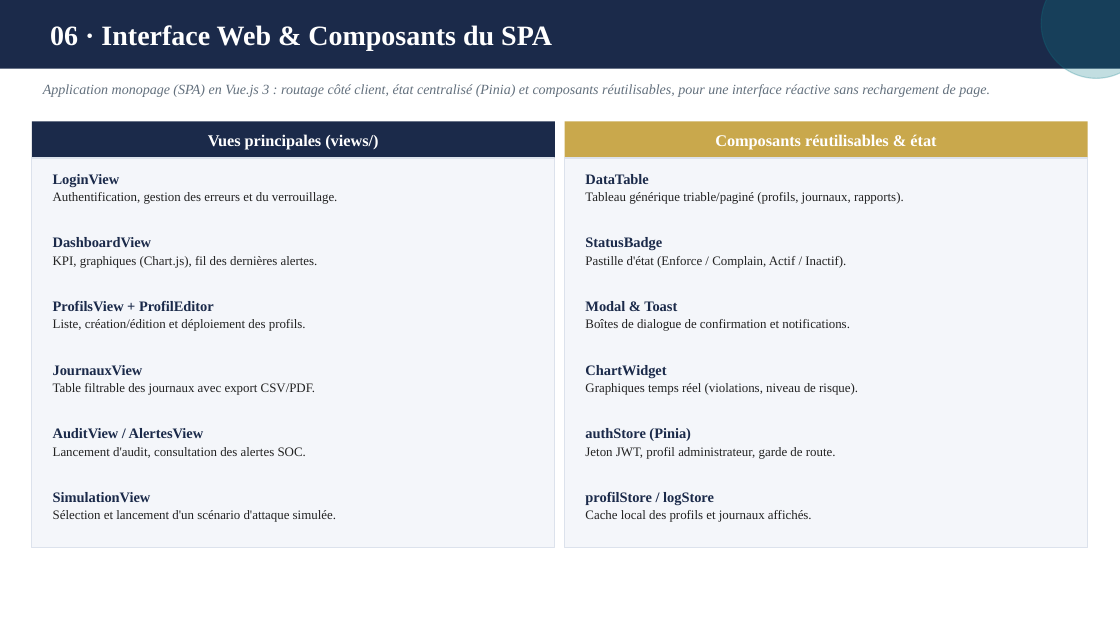
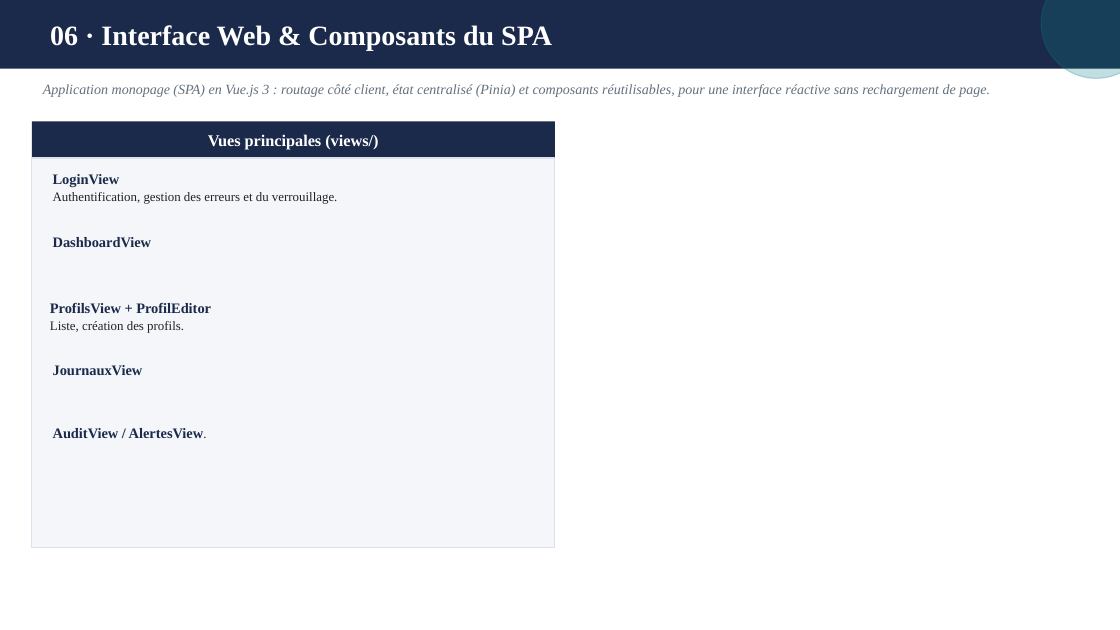
Before and after one commit to OpenSecureFoundation/Web-AppArmor-Manager, a slide deck: slide 6 of Dossier_de_Realisation_AppArmor.pptx (slide 8 before the commit). Drawn at 1120x630 pixels with LibreOffice and Linux fonts; fonts in the diff are those of the drawing. Boxes give left, top, right and bottom in pixels: in the first picture for what was removed or moved away, otherwise in the second. Text is boxed around its words. In the diff, an @@ line names an element or a change of style, - is before the commit and + after.

```diff
--- a/Dossier_de_Realisation_AppArmor.pptx
+++ b/Dossier_de_Realisation_AppArmor.pptx
@@ rectangle removed at (564,121,1088,158) @@
@@ text removed at (715,134,936,150) @@
-Composants réutilisables & état
@@ rectangle removed at (564,158,1088,548) @@
@@ text removed at (585,174,904,204) @@
-DataTable
-Tableau générique triable/paginé (profils, journaux, rapports).
@@ text removed at (585,237,846,268) @@
-StatusBadge
-Pastille d'état (Enforce / Complain, Actif / Inactif).
@@ text at (53,256,318,268): paragraph removed @@
-KPI, graphiques (Chart.js), fil des dernières alertes.
@@ text at (50,321,184,333): text changed @@
-Liste, création/édition et déploiement des profils.
+Liste, création des profils.
@@ text removed at (585,301,850,331) @@
-Modal & Toast
-Boîtes de dialogue de confirmation et notifications.
@@ text at (53,383,315,395): paragraph removed @@
-Table filtrable des journaux avec export CSV/PDF.
@@ text removed at (585,365,858,395) @@
-ChartWidget
-Graphiques temps réel (violations, niveau de risque).
@@ text at (53,428,204,438): text changed; size 8.3 to 9.3 pt; text colour #222222 to #1B2A4A; bold on @@
-AuditView / AlertesView
-Lancement d'audit, consultation des alertes SOC.
+AuditView / AlertesView.
@@ text removed at (585,428,836,459) @@
-authStore (Pinia)
-Jeton JWT, profil administrateur, garde de route.
@@ text removed at (53,492,336,522) @@
-SimulationView
-Sélection et lancement d'un scénario d'attaque simulée.
@@ text removed at (585,492,812,522) @@
-profilStore / logStore
-Cache local des profils et journaux affichés.
```
Also in this commit, not shown: 4 other slides changed, 1 slide added, 5 slides removed.
